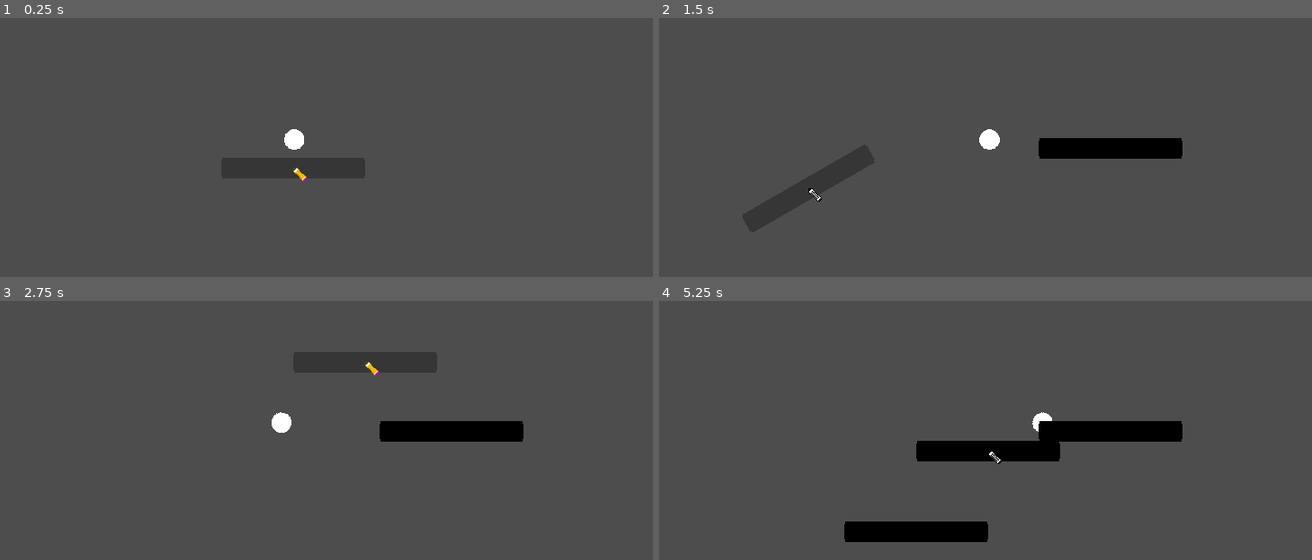
Above: before the commit, frames 1-4 (two rows, left to right).
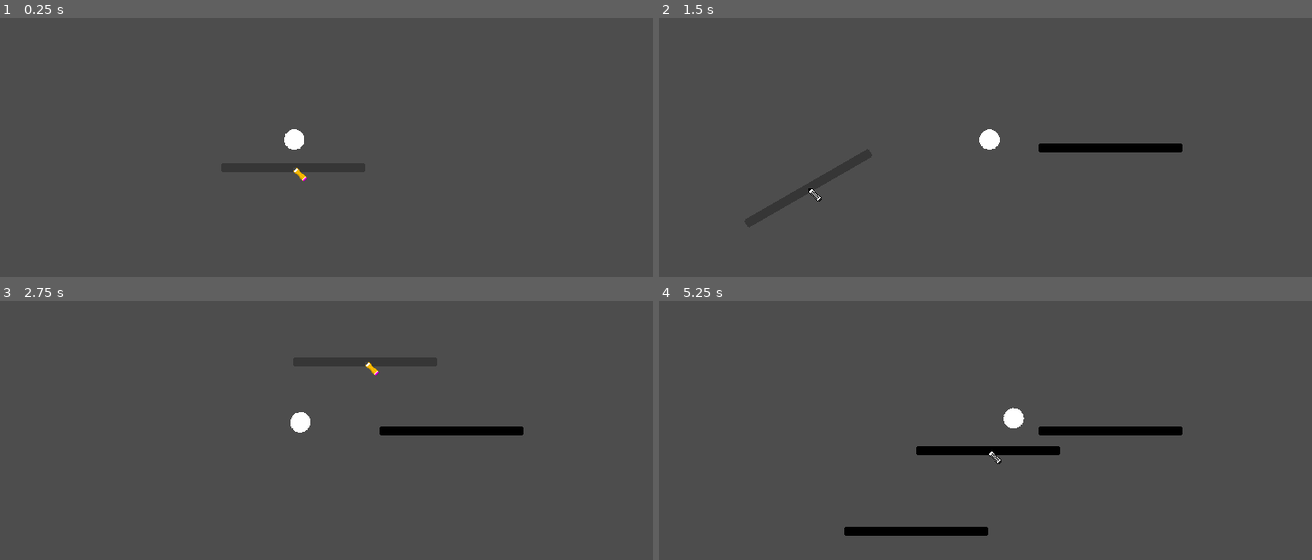
Above: after the commit, the same moments.

Repository: Silver-Ink/GameJamAirConditionner
Game: Godot game, scene res://Game.tscn
Same seed, same stepped clock (60 frames per second), same inputs: the game is played once before the commit and once after it.
Inputs (mouse positions are in pixels of both pictures, inside the frame that each line leads up to):
- Up to frame 1 (0.25 s): no input
- Up to frame 2 (1.5 s): tap Enter (ui_accept) at 0.5, 0.77 s; move the mouse to (1109, 147) at 0.52 s; hold Right (ui_right) from 0.53 s (still down); click (1109, 147) at 0.6 s; move the mouse to (809, 188) at 1.27 s; tap Mouse wheel up (rotate_wall_left) at 1.35 s
- Up to frame 3 (2.75 s): tap Enter (ui_accept) at 1.52 s; move the mouse to (365, 363) at 2.02 s; release Right (ui_right) at 2.03 s; hold Left (ui_left) from 2.03 s (still down); tap Mouse wheel down (rotate_wall_right) at 2.1 s
- Up to frame 4 (5.25 s): move the mouse to (913, 531) at 2.77 s; release Left (ui_left) at 2.78 s; hold Right (ui_right) 2.78-4.28 s; click (913, 531) at 2.85 s; tap Enter (ui_accept) at 3.02, 3.77, 4.25, 4.52 s; move the mouse to (1168, 510) at 3.52 s; tap Mouse wheel up (rotate_wall_left) at 3.6 s; move the mouse to (737, 389) at 4.27 s; hold Left (ui_left) 4.28-5.03 s; tap Mouse wheel down (rotate_wall_right) at 4.35 s; move the mouse to (985, 451) at 5.02 s; hold Right (ui_right) from 5.03 s (still down); click (985, 451) at 5.1 s

The runs differ from the first frame. In frame 2, 1.0% of the frame differs, in the area x 58-81%, y 46-55%; in frame 3, 1.4%; in frame 4, 3.2%, in the area x 28-81%, y 41-94%.

Commit message:
feat: Added different wall types

Diff:
--- /dev/null
+++ b/WallDirac.tscn
@@ -0,0 +1,22 @@
+[gd_scene load_steps=3 format=3 uid="uid://cc56sevwoyvwf"]
+
+[ext_resource type="Script" path="res://wall.gd" id="1_dpotk"]
+[ext_resource type="Texture2D" uid="uid://bsce6jhfb1mf4" path="res://assets/walls/dirac.png" id="2_22k1h"]
+
+[node name="WallBent" type="Node2D"]
+script = ExtResource("1_dpotk")
+
+[node name="RigidBody2D" type="RigidBody2D" parent="."]
+gravity_scale = 0.0
+freeze = true
+
+[node name="Area2D" type="Area2D" parent="RigidBody2D"]
+
+[node name="PreviewCollision" type="CollisionPolygon2D" parent="RigidBody2D/Area2D"]
+polygon = PackedVector2Array(-62, -32, 2, -32, 4, -30, 4, 25, 62, 25, 64, 27, 64, 30, 62, 32, -2, 32, -4, 30, -4, -25, -62, -25, -64, -27, -64, -30)
+
+[node name="RegularCollision" type="CollisionPolygon2D" parent="RigidBody2D"]
+polygon = PackedVector2Array(-62, -32, 2, -32, 4, -30, 4, 25, 62, 25, 64, 27, 64, 30, 62, 32, -2, 32, -4, 30, -4, -25, -62, -25, -64, -27, -64, -30)
+
+[node name="Sprite2D" type="Sprite2D" parent="."]
+texture = ExtResource("2_22k1h")
--- a/WallStraight.tscn
+++ b/WallStraight.tscn
@@ -1,13 +1,7 @@
-[gd_scene load_steps=5 format=3 uid="uid://tudpnhmm8yxh"]
+[gd_scene load_steps=3 format=3 uid="uid://tudpnhmm8yxh"]
 
 [ext_resource type="Script" path="res://wall.gd" id="1_acu3m"]
-[ext_resource type="Texture2D" uid="uid://ufn1qacnqei4" path="res://assets/walls/straight.png" id="1_jkp1i"]
-
-[sub_resource type="RectangleShape2D" id="RectangleShape2D_etejl"]
-size = Vector2(64, 12)
-
-[sub_resource type="RectangleShape2D" id="RectangleShape2D_3ocuq"]
-size = Vector2(64, 18)
+[ext_resource type="Texture2D" uid="uid://bwejtd0qkk6qv" path="res://assets/walls/straight.png" id="1_jkp1i"]
 
 [node name="WallStraight" type="Node2D"]
 script = ExtResource("1_acu3m")
@@ -20,16 +14,16 @@
 
 [node name="Area2D" type="Area2D" parent="RigidBody2D"]
 
-[node name="PreviewCollisionShape2D" type="CollisionShape2D" parent="RigidBody2D/Area2D"]
-scale = Vector2(1, 1.52)
-shape = SubResource("RectangleShape2D_etejl")
+[node name="PreviewCollision" type="CollisionPolygon2D" parent="RigidBody2D/Area2D"]
+position = Vector2(1, 1)
+polygon = PackedVector2Array(-64, -5, -65, -4, -65, 2, -64, 3, 62, 3, 63, 2, 63, -4, 62, -5)
 
-[node name="CollisionShape2D" type="CollisionShape2D" parent="RigidBody2D"]
-shape = SubResource("RectangleShape2D_3ocuq")
+[node name="RegularCollision" type="CollisionPolygon2D" parent="RigidBody2D"]
+position = Vector2(1, 1)
+polygon = PackedVector2Array(-64, -5, -65, -4, -65, 2, -64, 3, 62, 3, 63, 2, 63, -4, 62, -5)
 
 [node name="Sprite2D" type="Sprite2D" parent="."]
-position = Vector2(0, -2)
-scale = Vector2(1, 2.32)
+position = Vector2(0, -1)
 texture = ExtResource("1_jkp1i")
 
 [connection signal="body_entered" from="RigidBody2D/Area2D" to="." method="_on_preview_shape_body_entered"]
--- /dev/null
+++ b/WallTilde.tscn
@@ -0,0 +1,22 @@
+[gd_scene load_steps=3 format=3 uid="uid://confysmygsyot"]
+
+[ext_resource type="Script" path="res://wall.gd" id="1_hhgqb"]
+[ext_resource type="Texture2D" uid="uid://c01aa3itb71g4" path="res://assets/walls/tilde.png" id="2_8h77o"]
+
+[node name="WallTilde" type="Node2D"]
+script = ExtResource("1_hhgqb")
+
+[node name="RigidBody2D" type="RigidBody2D" parent="."]
+gravity_scale = 0.0
+freeze = true
+
+[node name="Area2D" type="Area2D" parent="RigidBody2D"]
+
+[node name="PreviewCollision" type="CollisionPolygon2D" parent="RigidBody2D/Area2D"]
+polygon = PackedVector2Array(-64, 2, -64, -4, -60, -9, -53, -13, -41, -16, -21, -16, -12, -14, -5, -11, 1, -6, 3, -3, 5, 1, 8, 4, 15, 7, 24, 9, 31, 10, 38, 9, 50, 6, 55, 4, 57, 1, 58, -1, 60, -4, 63, -4, 64, -3, 64, 4, 62, 7, 60, 9, 53, 13, 46, 15, 41, 16, 21, 16, 9, 13, 2, 9, -3, 3, -5, -1, -8, -4, -15, -7, -24, -9, -31, -10, -38, -9, -47, -7, -54, -4, -55, -3, -57, -1, -60, 4, -63, 4, -64, 3)
+
+[node name="RegularCollision" type="CollisionPolygon2D" parent="RigidBody2D"]
+polygon = PackedVector2Array(-64, 2, -64, -4, -60, -9, -53, -13, -41, -16, -21, -16, -12, -14, -5, -11, 1, -6, 3, -3, 5, 1, 8, 4, 15, 7, 24, 9, 31, 10, 38, 9, 50, 6, 55, 4, 57, 1, 58, -1, 60, -4, 63, -4, 64, -3, 64, 4, 62, 7, 60, 9, 53, 13, 46, 15, 41, 16, 21, 16, 9, 13, 2, 9, -3, 3, -5, -1, -8, -4, -15, -7, -24, -9, -31, -10, -38, -9, -47, -7, -54, -4, -55, -3, -57, -1, -60, 4, -63, 4, -64, 3)
+
+[node name="Sprite2D" type="Sprite2D" parent="."]
+texture = ExtResource("2_8h77o")
--- /dev/null
+++ b/WallU.tscn
@@ -0,0 +1,22 @@
+[gd_scene load_steps=3 format=3 uid="uid://ncxktq3m3vvt"]
+
+[ext_resource type="Script" path="res://wall.gd" id="1_xi2lp"]
+[ext_resource type="Texture2D" uid="uid://c1h8xcge4r302" path="res://assets/walls/u.png" id="2_aqoil"]
+
+[node name="WallU" type="Node2D"]
+script = ExtResource("1_xi2lp")
+
+[node name="RigidBody2D" type="RigidBody2D" parent="."]
+gravity_scale = 0.0
+freeze = true
+
+[node name="Area2D" type="Area2D" parent="RigidBody2D"]
+
+[node name="PreviewCollision" type="CollisionPolygon2D" parent="RigidBody2D/Area2D"]
+polygon = PackedVector2Array(-62, -32, -57, -32, -56, -31, -51, -14, -39, 6, -28, 15, -18, 20, -6, 23, 0, 24, 6, 23, 18, 20, 28, 15, 39, 6, 51, -14, 56, -31, 57, -32, 62, -32, 64, -29, 64, -25, 60, -11, 55, -1, 48, 9, 38, 19, 21, 29, 9, 32, -9, 32, -21, 29, -38, 19, -48, 9, -55, -1, -60, -11, -64, -25, -64, -29)
+
+[node name="RegularCollision" type="CollisionPolygon2D" parent="RigidBody2D"]
+polygon = PackedVector2Array(-62, -32, -57, -32, -56, -31, -51, -14, -39, 6, -28, 15, -18, 20, -6, 23, 0, 24, 6, 23, 18, 20, 28, 15, 39, 6, 51, -14, 56, -31, 57, -32, 62, -32, 64, -29, 64, -25, 60, -11, 55, -1, 48, 9, 38, 19, 21, 29, 9, 32, -9, 32, -21, 29, -38, 19, -48, 9, -55, -1, -60, -11, -64, -25, -64, -29)
+
+[node name="Sprite2D" type="Sprite2D" parent="."]
+texture = ExtResource("2_aqoil")
--- /dev/null
+++ b/WallWideU.tscn
@@ -0,0 +1,23 @@
+[gd_scene load_steps=3 format=3 uid="uid://bqrlpdrf6aj3h"]
+
+[ext_resource type="Script" path="res://wall.gd" id="1_6y01u"]
+[ext_resource type="Texture2D" uid="uid://qrsr1jtol7u3" path="res://assets/walls/wide u.png" id="2_w3wr4"]
+
+[node name="WallWideU" type="Node2D"]
+script = ExtResource("1_6y01u")
+
+[node name="RigidBody2D" type="RigidBody2D" parent="."]
+gravity_scale = 0.0
+freeze = true
+
+[node name="Area2D" type="Area2D" parent="RigidBody2D"]
+
+[node name="PreviewCollision" type="CollisionPolygon2D" parent="RigidBody2D/Area2D"]
+polygon = PackedVector2Array(-62, -17, -57, -17, -56, -16, -52, -8, -42, -1, -28, 4, -10, 7, 0, 8, 10, 7, 28, 4, 42, -1, 52, -8, 56, -16, 57, -17, 62, -17, 64, -15, 64, -11, 61, -5, 53, 3, 45, 8, 31, 13, 21, 15, 13, 16, -13, 16, -21, 15, -31, 13, -45, 8, -53, 3, -61, -5, -64, -11, -64, -15)
+
+[node name="RegularCollision" type="CollisionPolygon2D" parent="RigidBody2D"]
+polygon = PackedVector2Array(-62, -17, -57, -17, -56, -16, -52, -8, -42, -1, -28, 4, -10, 7, 0, 8, 10, 7, 28, 4, 42, -1, 52, -8, 56, -16, 57, -17, 62, -17, 64, -15, 64, -11, 61, -5, 53, 3, 45, 8, 31, 13, 21, 15, 13, 16, -13, 16, -21, 15, -31, 13, -45, 8, -53, 3, -61, -5, -64, -11, -64, -15)
+
+[node name="Sprite2D" type="Sprite2D" parent="."]
+position = Vector2(0, -16)
+texture = ExtResource("2_w3wr4")
--- a/wall.gd
+++ b/wall.gd
@@ -21,7 +21,7 @@
 	tween.tween_property(_wall_sprite, "modulate", Color(_wall_sprite.modulate, 0), (_wall_fadeout_time / 2.0))
 
 func set_to_preview_mode():
-	var collision : CollisionShape2D = _wall_collision.get_node("CollisionShape2D")
+	var collision : CollisionPolygon2D = _wall_collision.get_node("RegularCollision")
 	collision.set_deferred("disabled", true)
 
 	_wall_sprite.modulate.a = 0.3
--- a/wall_placer.gd
+++ b/wall_placer.gd
@@ -18,6 +18,11 @@
 var _is_place_in_cooldown : bool = false
 
 var SC_wall_straight := preload("res://WallStraight.tscn")
+var SC_wall_dirac := preload("res://WallDirac.tscn")
+var SC_wall_tilde := preload("res://WallTilde.tscn")
+var SC_wall_u := preload("res://WallU.tscn")
+var SC_wall_wide_u := preload("res://WallWideU.tscn")
+
 var SC_cursor := preload("res://Cursor.tscn")
 
 var effects_player: AudioStreamPlayer
@@ -71,7 +76,7 @@
 	var new_wall := SC_wall_straight.instantiate()
 	new_wall.position = _preview_wall.position
 	new_wall.rotation = _preview_wall.rotation
-	new_wall.get_node("RigidBody2D/Area2D/PreviewCollisionShape2D").set_deferred("disabled", true)
+	new_wall.get_node("RigidBody2D/Area2D/PreviewCollision").set_deferred("disabled", true)
 	_wall_container.add_child(new_wall)
 
 	effects_player.stream = load("res://assets/sounds/walls/%s.mp3" % soundbank[randi() % soundbank.size()])
